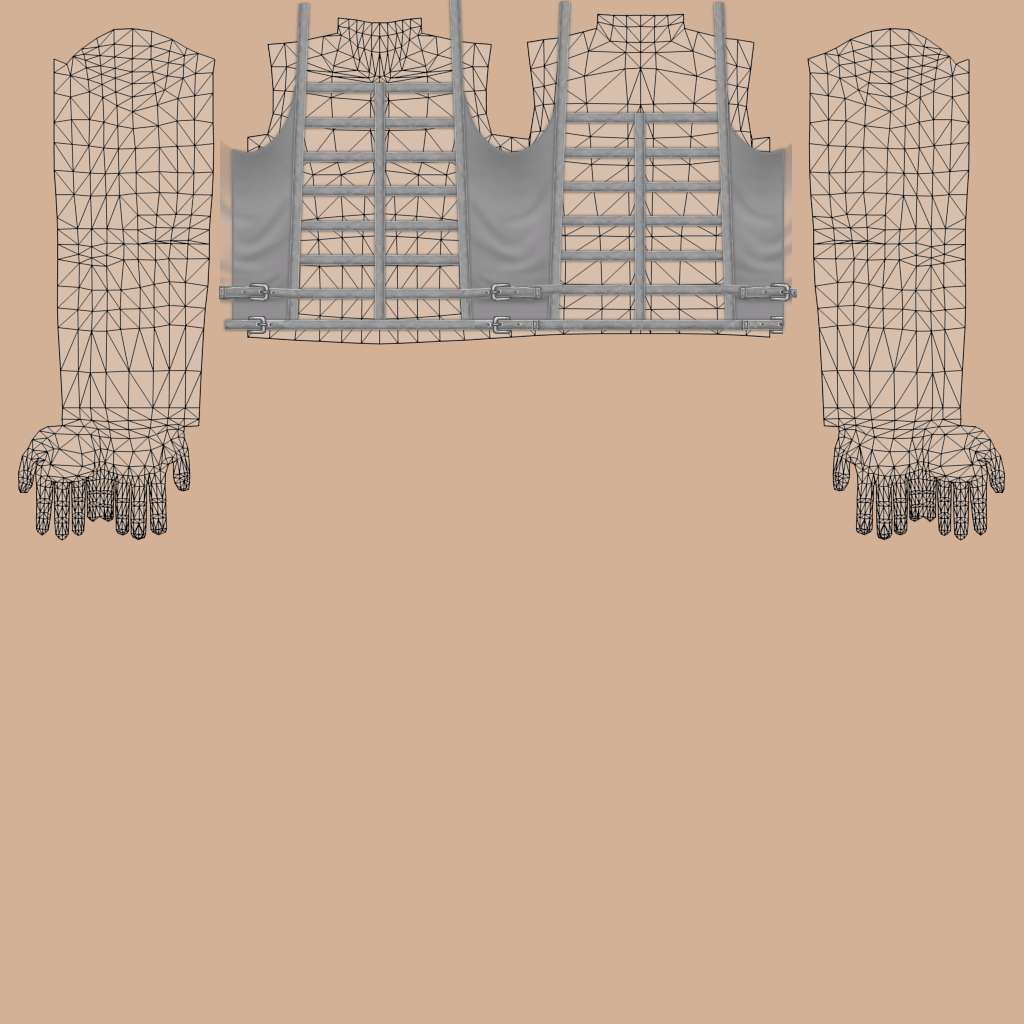
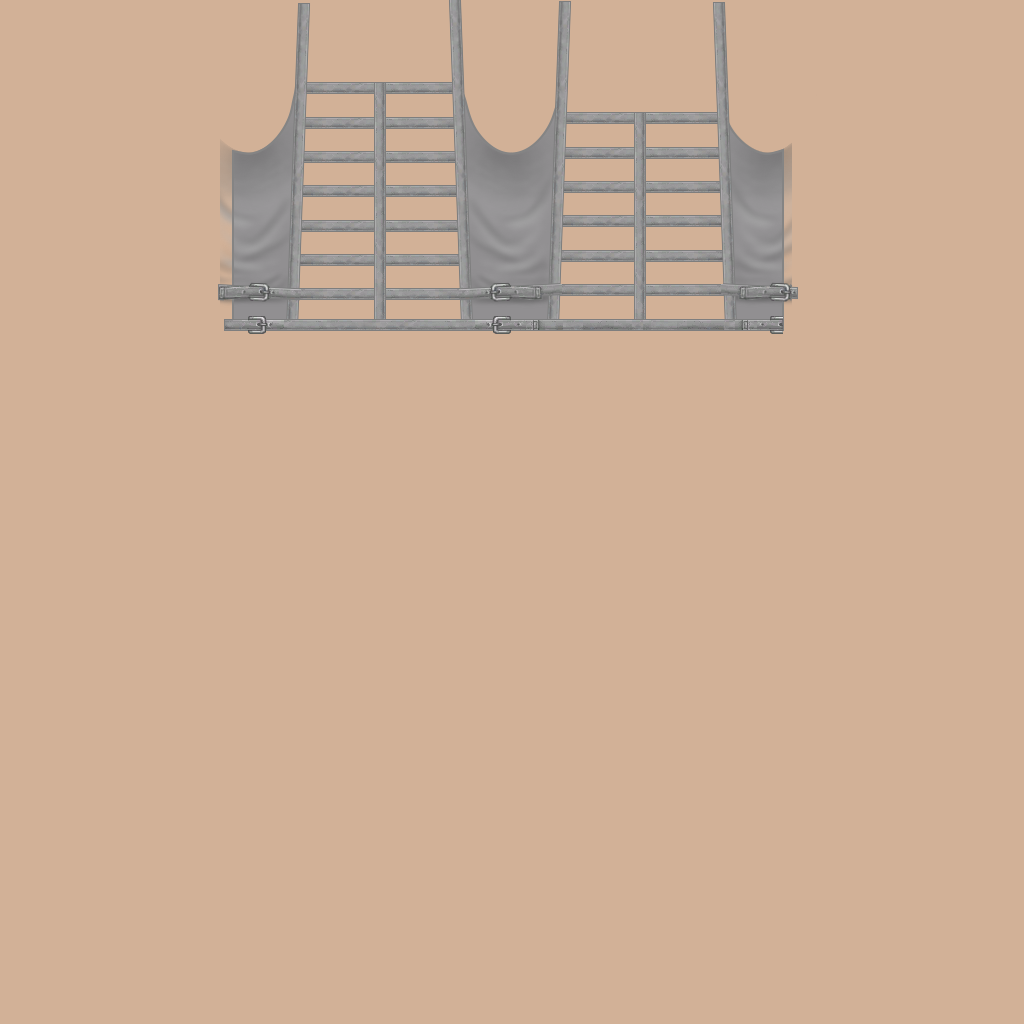
The second (1024, 1024) image is a revision of the first. Changes to its layers:
renamed "BLUE" to "GREEN", hid it, painted on it over 222, 75, 796, 326
added layer "clasps copy" above "Newvuotaro" over 218, 283, 798, 331
added layer "Newvuotaro copy#1" above "Newvuotaro copy" over 224, 319, 784, 331
hid "Newvuotaro copy" over 222, 316, 787, 334
added layer "Newpystystraps copy#1" above "Newpystystraps copy" over 286, 0, 737, 320
hid "Newpystystraps copy" over 283, 0, 740, 320
added layer "Newvaakastraps copy#1" above "Newvaakastraps copy" over 295, 82, 726, 300
hid "Newvaakastraps copy" over 292, 79, 729, 303
hid "fabric edges copy" over 228, 71, 787, 332
hid "Background" over 17, 13, 1006, 541
